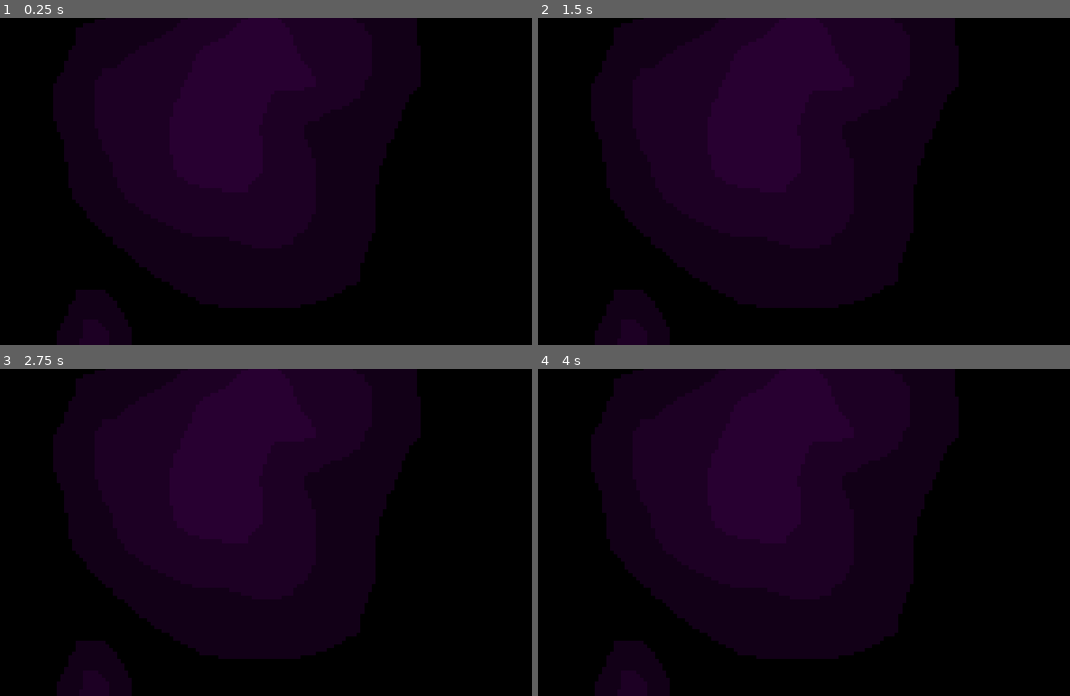
Above: before the commit, frames 1-4 (two rows, left to right).
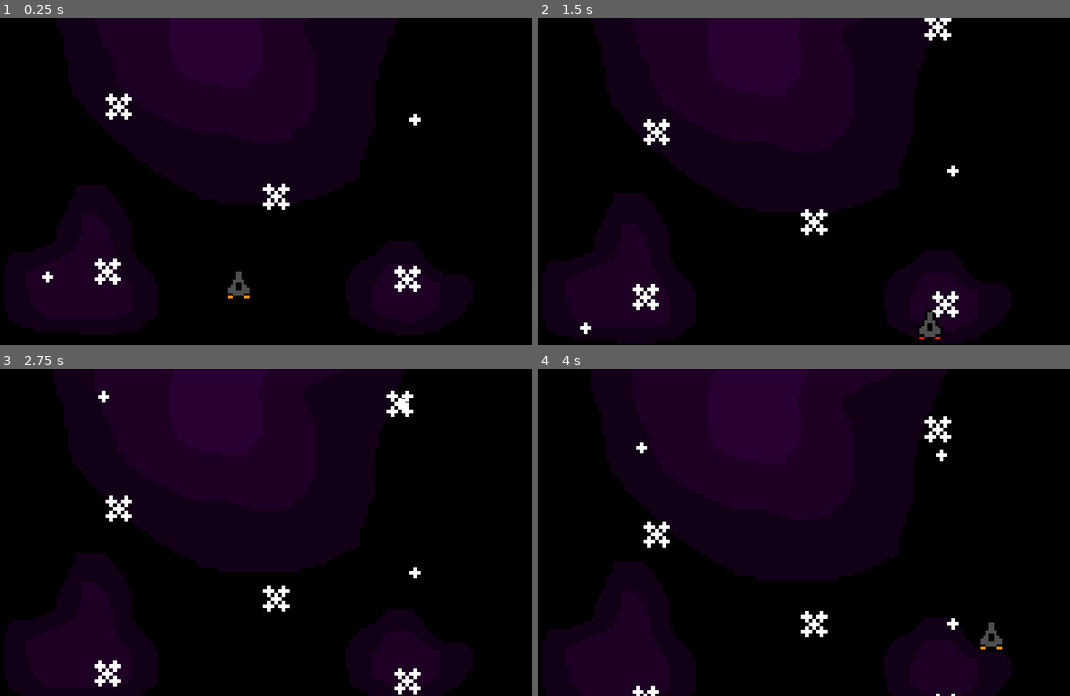
Above: after the commit, the same moments.

Repository: BH3Panzer/save-me-from-hell
Game: Godot game, scene res://levels/level_1.tscn
The game is run twice, just before and just after one commit, with the same random seed, the same clock (stepped at 60 frames per second) and the same inputs.
Inputs:
- Up to frame 1 (0.25 s): no input
- Up to frame 2 (1.5 s): hold Right (right, bound only after the commit) 0.53-1.28 s; hold Down (down, bound only after the commit) from 1.28 s (still down)
- Up to frame 3 (2.75 s): release Down (down, bound only after the commit) at 2.03 s; hold Right (right, bound only after the commit) from 2.03 s (still down)
- Up to frame 4 (4 s): release Right (right, bound only after the commit) at 2.78 s; hold Up (up, bound only after the commit) 2.78-3.53 s; hold Left (left, bound only after the commit) from 3.53 s (still down)

The runs differ from the first frame. In frame 1, 13% of the frame differs, in the area x 5-83%, y 0-100%; in frame 2, 12%; in frame 3, 9.8%; in frame 4, 8.0%.

Commit message:
completed parallax background, added player and basic movement

Diff:
--- /dev/null
+++ b/levels/level1/camera2d.gd
@@ -0,0 +1,11 @@
+extends Camera2D
+
+var speed = 100
+# Called when the node enters the scene tree for the first time.
+func _ready():
+	pass # Replace with function body.
+
+
+# Called every frame. 'delta' is the elapsed time since the previous frame.
+func _process(delta):
+	position.y -= speed * delta
--- a/levels/level_1.tscn
+++ b/levels/level_1.tscn
@@ -1,19 +1,44 @@
-[gd_scene load_steps=3 format=3 uid="uid://cjmlp5l27lr5j"]
+[gd_scene load_steps=6 format=3 uid="uid://cjmlp5l27lr5j"]
 
 [ext_resource type="Texture2D" uid="uid://c0n8hh6j4f415" path="res://art/background_base.png" id="1_m7k27"]
+[ext_resource type="Texture2D" uid="uid://cqr6slxov0uwf" path="res://art/background_big_stars.png" id="2_igf6n"]
 [ext_resource type="PackedScene" uid="uid://cwqmy1bt62061" path="res://player.tscn" id="2_k3lb5"]
+[ext_resource type="Texture2D" uid="uid://bp61lw2yik2rt" path="res://art/background_little_stars.png" id="3_0mtd1"]
+[ext_resource type="Script" path="res://levels/level1/camera2d.gd" id="3_gbbqw"]
 
 [node name="Level1" type="Node2D"]
 
 [node name="ParallaxBackground" type="ParallaxBackground" parent="."]
 
 [node name="ParallaxLayer" type="ParallaxLayer" parent="ParallaxBackground"]
-motion_mirroring = Vector2(2.08165e-12, 180)
+motion_scale = Vector2(0.1, 0.1)
+motion_mirroring = Vector2(2.08165e-12, 990)
 
 [node name="Sprite2D" type="Sprite2D" parent="ParallaxBackground/ParallaxLayer"]
 position = Vector2(431, -7)
 scale = Vector2(5.5, 5.5)
 texture = ExtResource("1_m7k27")
 
+[node name="ParallaxLayer2" type="ParallaxLayer" parent="ParallaxBackground"]
+motion_scale = Vector2(0.3, 0.3)
+motion_mirroring = Vector2(2.08165e-12, 990)
+
+[node name="Sprite2D" type="Sprite2D" parent="ParallaxBackground/ParallaxLayer2"]
+position = Vector2(431, -7)
+scale = Vector2(5.5, 5.5)
+texture = ExtResource("2_igf6n")
+
+[node name="ParallaxLayer3" type="ParallaxLayer" parent="ParallaxBackground"]
+motion_scale = Vector2(0.6, 0.6)
+motion_mirroring = Vector2(2.08165e-12, 990)
+
+[node name="Sprite2D" type="Sprite2D" parent="ParallaxBackground/ParallaxLayer3"]
+position = Vector2(431, -7)
+scale = Vector2(5.5, 5.5)
+texture = ExtResource("3_0mtd1")
+
 [node name="Player" parent="." instance=ExtResource("2_k3lb5")]
-position = Vector2(418, 389)
+position = Vector2(-4, 152)
+
+[node name="Camera2D" type="Camera2D" parent="."]
+script = ExtResource("3_gbbqw")
--- a/player.tscn
+++ b/player.tscn
@@ -1,3 +1,45 @@
-[gd_scene format=3 uid="uid://cwqmy1bt62061"]
+[gd_scene load_steps=6 format=3 uid="uid://cwqmy1bt62061"]
+
+[ext_resource type="Script" path="res://spaceships/player.gd" id="1_ekqch"]
+[ext_resource type="Texture2D" uid="uid://bb1u2jaw7n4jw" path="res://art/base_spaceship.png" id="1_jhc3e"]
+
+[sub_resource type="RectangleShape2D" id="RectangleShape2D_bau04"]
+size = Vector2(10, 12)
+
+[sub_resource type="Animation" id="Animation_bartl"]
+resource_name = "idle"
+length = 4.2
+loop_mode = 1
+tracks/0/type = "value"
+tracks/0/imported = false
+tracks/0/enabled = true
+tracks/0/path = NodePath("Sprite2D:frame")
+tracks/0/interp = 1
+tracks/0/loop_wrap = true
+tracks/0/keys = {
+"times": PackedFloat32Array(0, 0.6, 1.2, 1.8, 2.4, 3, 3.6),
+"transitions": PackedFloat32Array(1, 1, 1, 1, 1, 1, 1),
+"update": 1,
+"values": [0, 1, 2, 3, 4, 5, 6]
+}
+
+[sub_resource type="AnimationLibrary" id="AnimationLibrary_p88at"]
+_data = {
+"idle": SubResource("Animation_bartl")
+}
 
 [node name="Player" type="CharacterBody2D"]
+scale = Vector2(4, 4)
+script = ExtResource("1_ekqch")
+
+[node name="Sprite2D" type="Sprite2D" parent="."]
+texture = ExtResource("1_jhc3e")
+vframes = 7
+
+[node name="CollisionShape2D" type="CollisionShape2D" parent="."]
+shape = SubResource("RectangleShape2D_bau04")
+
+[node name="AnimationPlayer" type="AnimationPlayer" parent="."]
+libraries = {
+"": SubResource("AnimationLibrary_p88at")
+}
--- a/project.godot
+++ b/project.godot
@@ -21,6 +21,33 @@
 window/size/viewport_height=480
 window/stretch/mode="canvas_items"
 
+[input]
+
+right={
+"deadzone": 0.5,
+"events": [Object(InputEventKey,"resource_local_to_scene":false,"resource_name":"","device":-1,"window_id":0,"alt_pressed":false,"shift_pressed":false,"ctrl_pressed":false,"meta_pressed":false,"pressed":false,"keycode":0,"physical_keycode":4194321,"key_label":0,"unicode":0,"echo":false,"script":null)
+, Object(InputEventJoypadMotion,"resource_local_to_scene":false,"resource_name":"","device":-1,"axis":0,"axis_value":1.0,"script":null)
+]
+}
+left={
+"deadzone": 0.5,
+"events": [Object(InputEventKey,"resource_local_to_scene":false,"resource_name":"","device":-1,"window_id":0,"alt_pressed":false,"shift_pressed":false,"ctrl_pressed":false,"meta_pressed":false,"pressed":false,"keycode":0,"physical_keycode":4194319,"key_label":0,"unicode":0,"echo":false,"script":null)
+, Object(InputEventJoypadMotion,"resource_local_to_scene":false,"resource_name":"","device":-1,"axis":0,"axis_value":-1.0,"script":null)
+]
+}
+up={
+"deadzone": 0.5,
+"events": [Object(InputEventKey,"resource_local_to_scene":false,"resource_name":"","device":-1,"window_id":0,"alt_pressed":false,"shift_pressed":false,"ctrl_pressed":false,"meta_pressed":false,"pressed":false,"keycode":0,"physical_keycode":4194320,"key_label":0,"unicode":0,"echo":false,"script":null)
+, Object(InputEventJoypadMotion,"resource_local_to_scene":false,"resource_name":"","device":-1,"axis":1,"axis_value":-1.0,"script":null)
+]
+}
+down={
+"deadzone": 0.5,
+"events": [Object(InputEventKey,"resource_local_to_scene":false,"resource_name":"","device":-1,"window_id":0,"alt_pressed":false,"shift_pressed":false,"ctrl_pressed":false,"meta_pressed":false,"pressed":false,"keycode":0,"physical_keycode":4194322,"key_label":0,"unicode":0,"echo":false,"script":null)
+, Object(InputEventJoypadMotion,"resource_local_to_scene":false,"resource_name":"","device":-1,"axis":1,"axis_value":1.0,"script":null)
+]
+}
+
 [rendering]
 
 textures/canvas_textures/default_texture_filter=0
--- /dev/null
+++ b/spaceships/player.gd
@@ -0,0 +1,18 @@
+extends CharacterBody2D
+
+
+const SPEED = 300.0
+var forward_speed = 100
+
+func _ready():
+	$AnimationPlayer.play("idle")
+func _physics_process(delta):
+	position.y -= forward_speed * delta
+	if Input.is_action_pressed("right"):
+		position.x += SPEED * delta
+	if Input.is_action_pressed("left"):
+		position.x -= SPEED * delta
+	if Input.is_action_pressed("up"):
+		position.y -= SPEED * delta
+	if Input.is_action_pressed("down"):
+		position.y += SPEED * delta
Binary file added: art/background_big_stars.png
Not shown, added: art/background_big_stars.png.import
Binary file added: art/background_little_stars.png
Not shown, added: art/background_little_stars.png.import
Binary file added: art/base_spaceship.png
Not shown, added: art/base_spaceship.png.import
